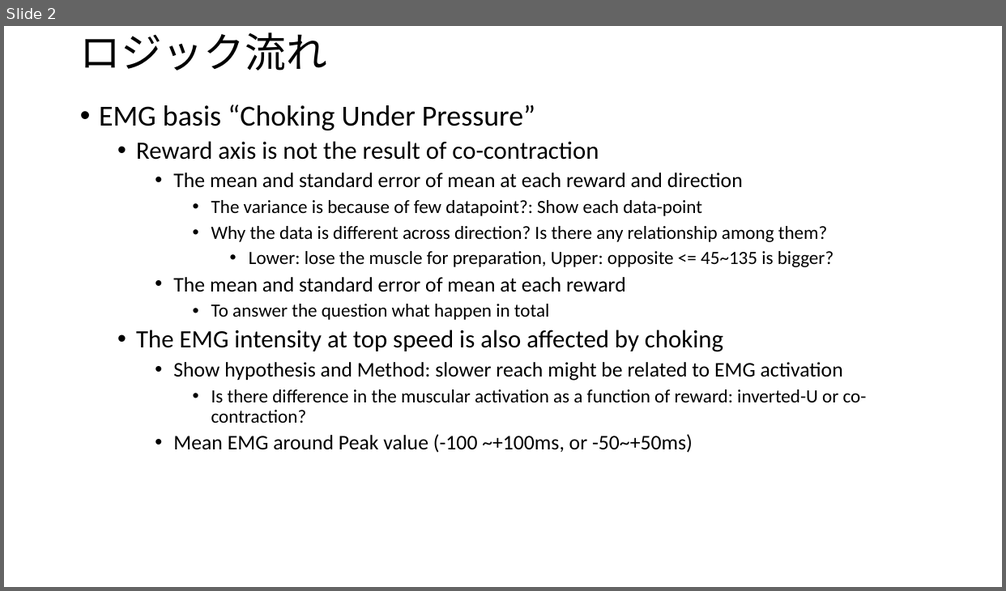
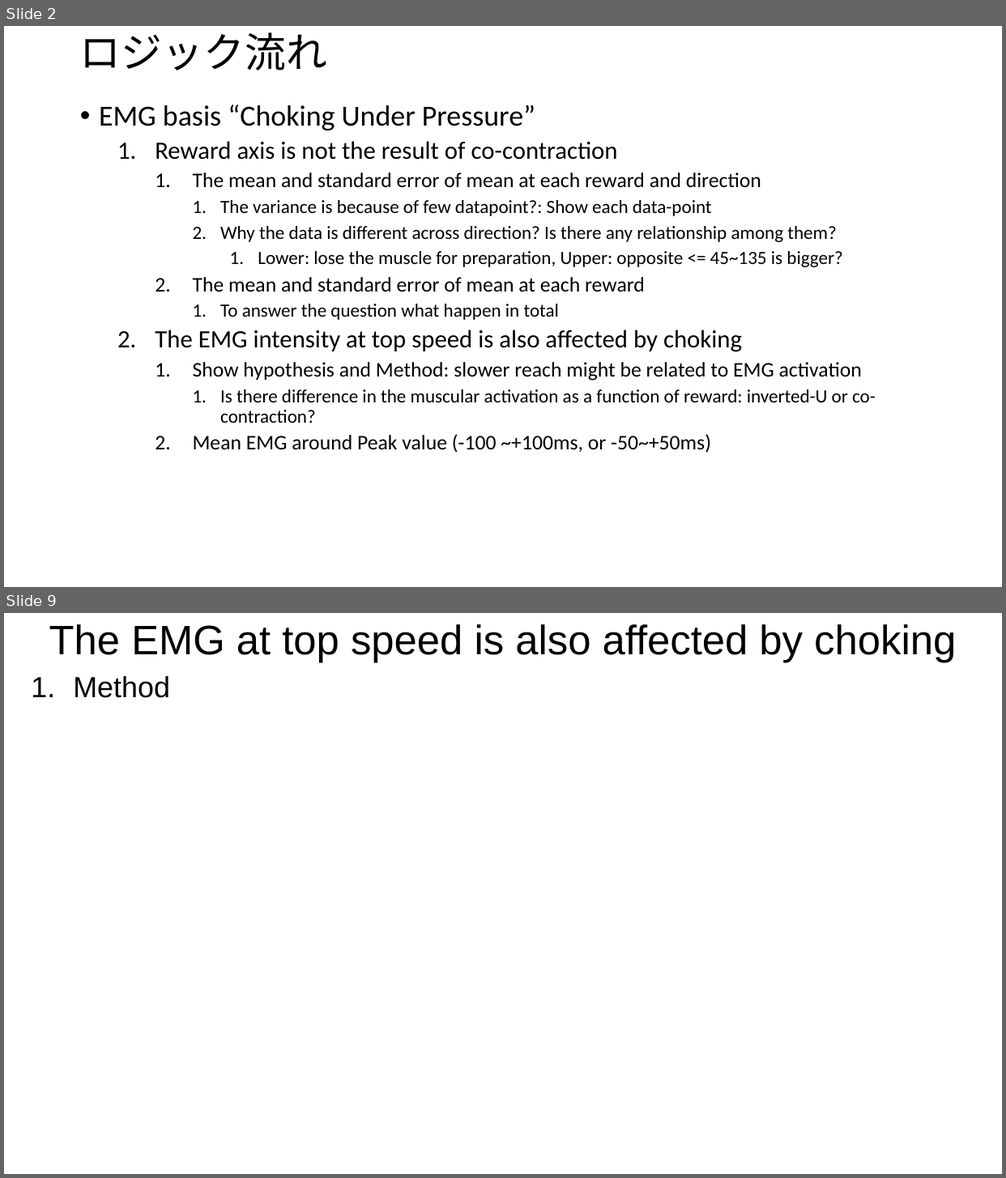
Before and after one commit to Hiroo-Miyata/chase-lab, a slide deck: report/20220902.pptx. Shown one above the other, each under a label of ours: slide 2 before the commit, slides 2 and 9 after it; the slides between them are not shown. The pictures are 1006x591 and 1006x1178 pixels, drawn with LibreOffice and Linux fonts; fonts in the diff are those of the drawing. Boxes give left, top, right and bottom in pixels: in the first picture for what was removed or moved away, otherwise in the second. Text is boxed around its words. In the diff, an @@ line names an element or a change of style, - is before the commit and + after.

```diff
--- a/report/20220902.pptx
+++ b/report/20220902.pptx
@@ slide 9 added at (4,613,1002,1174), background #FFFFFF @@
@@ title added at (49,624,956,663), 39.6 pt, text #000000 @@
+The EMG at top speed is also affected by choking
@@ text added at (73,676,170,698), 28 pt, text #000000 @@
+1. Method
@@ slide 2 changed as well @@
@@ text at (155,141,876,453): bullet • to 1. @@
```
Also in this commit, not shown: 1 other slide changed, 7 other slides added, 14 other files.
